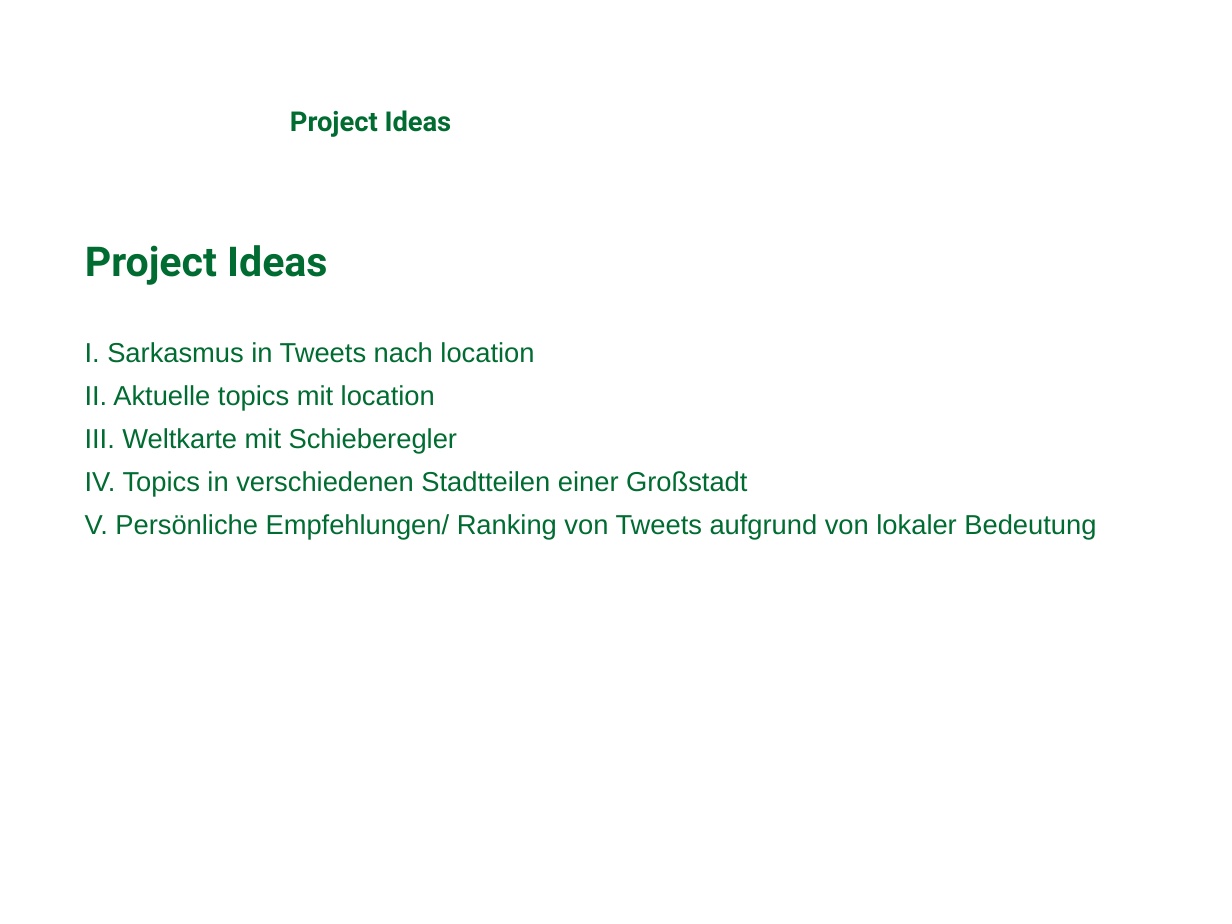
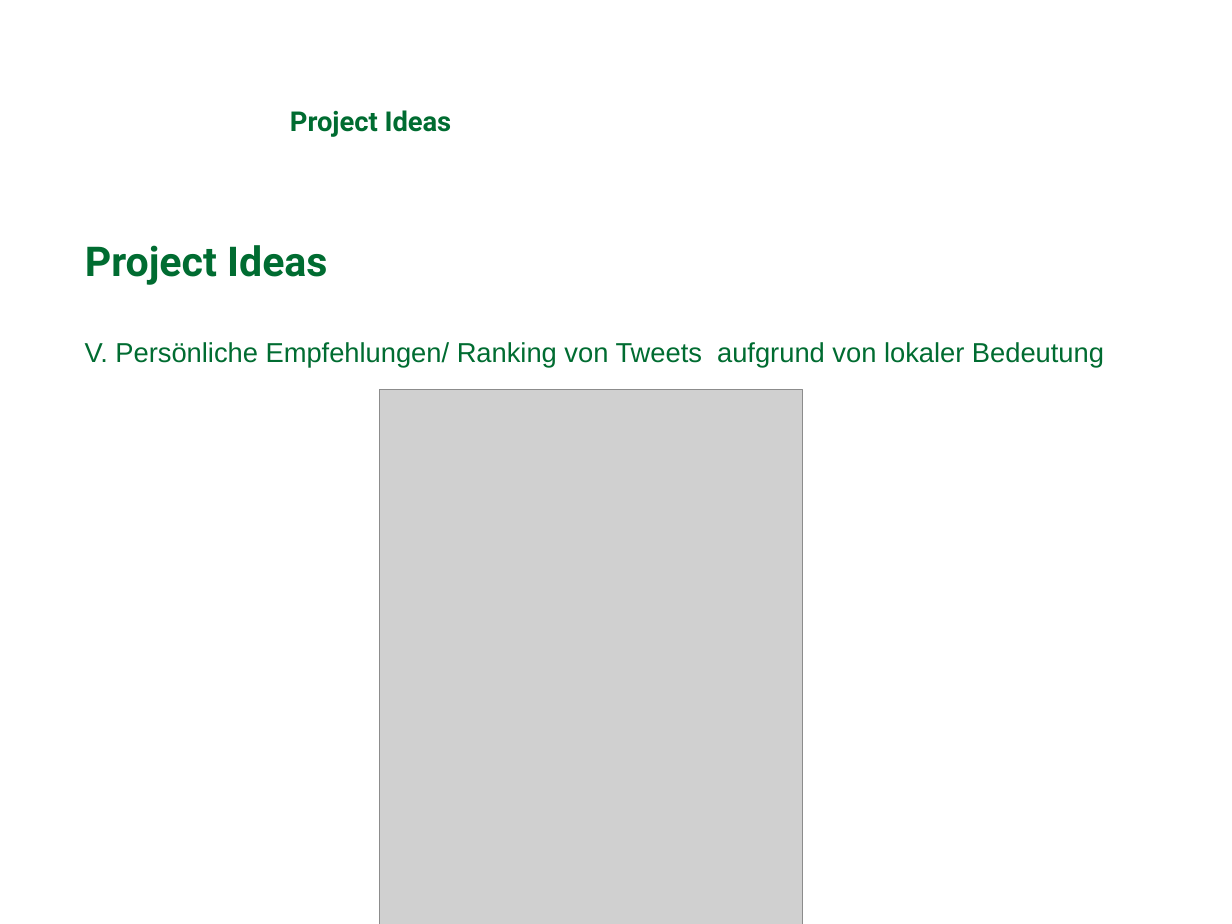
Before and after one commit to michaelprummer/datascience, a slide deck: slide 21 of GeoScope/DataScience1.ppt (slide 17 before the commit). Drawn at 1232x924 pixels with LibreOffice and Linux fonts; fonts in the diff are those of the drawing; grey boxes stand for pictures; background and template pictures are left out. Boxes give left, top, right and bottom in pixels: in the first picture for what was removed or moved away, otherwise in the second. Text is boxed around its words. In the diff, an @@ line names an element or a change of style, - is before the commit and + after.

```diff
--- a/GeoScope/DataScience1.ppt
+++ b/GeoScope/DataScience1.ppt
@@ text at <box>85,342,747,497</box>: paragraphs removed @@
-I. Sarkasmus in Tweets nach location
-II. Aktuelle topics mit location
-III. Weltkarte mit Schieberegler
-IV. Topics in verschiedenen Stadtteilen einer Großstadt
@@ picture added at <box>379,389,802,924</box> @@
```
Also in this commit, not shown: 4 slides added.
